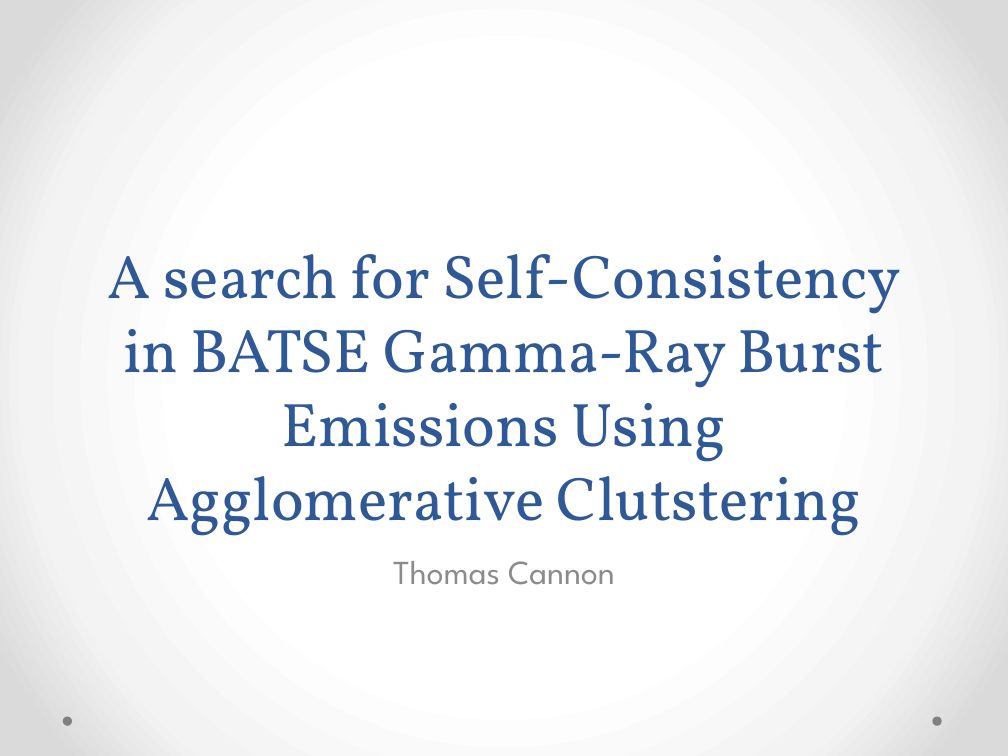
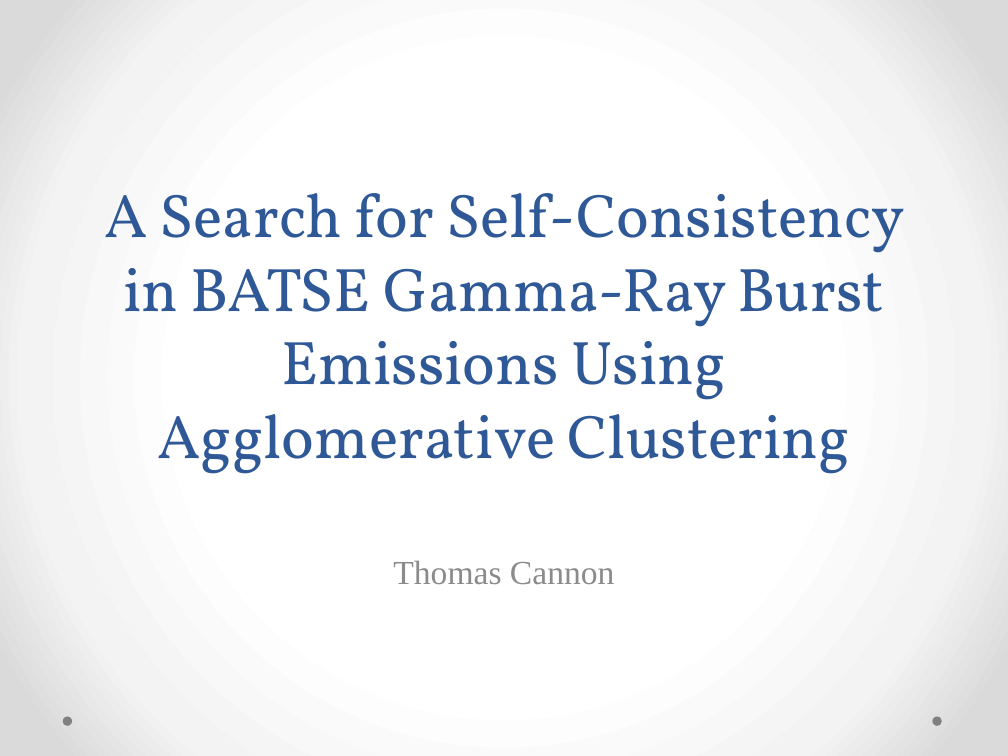
Before and after one commit to twcannon/MastersThesis, a slide deck: slide 1 of Paper/MastersPresentation.pptx. Drawn at 1008x756 pixels with LibreOffice and Linux fonts; fonts in the diff are those of the drawing. Boxes give left, top, right and bottom in pixels: in the first picture for what was removed or moved away, otherwise in the second. Text is boxed around its words. In the diff, an @@ line names an element or a change of style, - is before the commit and + after.

```diff
--- a/Paper/MastersPresentation.pptx
+++ b/Paper/MastersPresentation.pptx
@@ title at (104,193,904,474): text changed @@
-A search for Self-Consistency in BATSE Gamma-Ray Burst Emissions Using Agglomerative Clutstering
+A Search for Self-Consistency in BATSE Gamma-Ray Burst Emissions Using Agglomerative Clustering
@@ subtitle "Thomas Cannon" at (393,561,615,584): font League Spartan to Times New Roman @@
```
Also in this commit, not shown: 16 other slides changed, 6 slides added, 2 slides removed, 12 other files.
